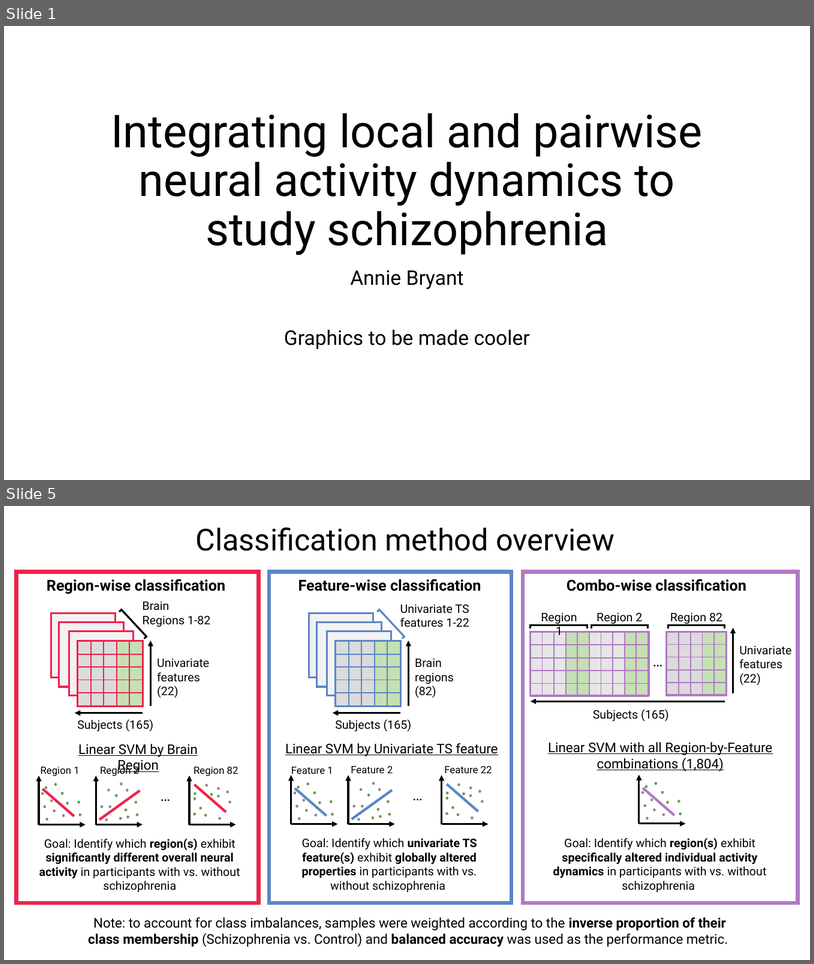
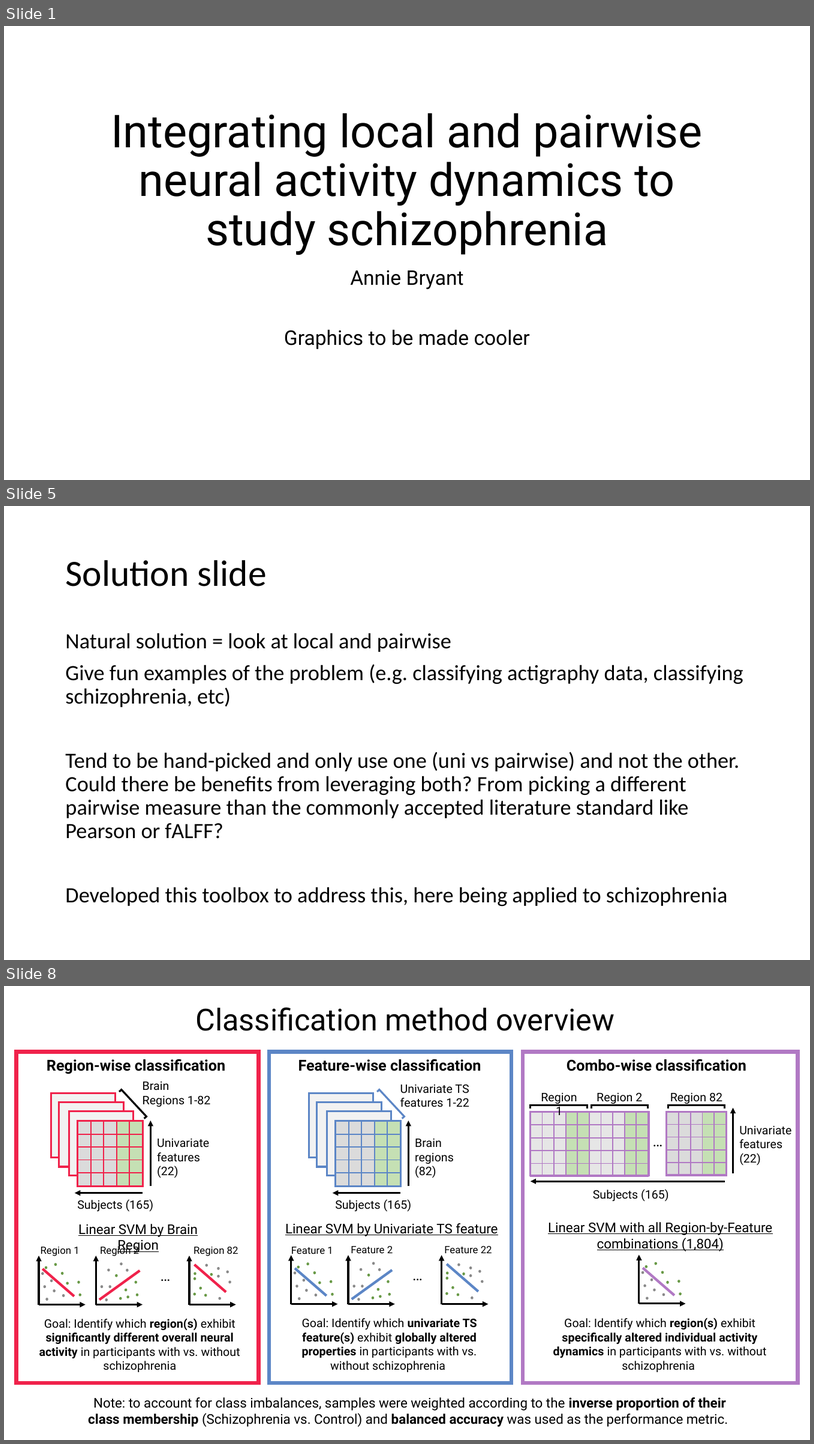
Before and after one commit to anniegbryant/CNS_2022, a slide deck: schizophrenia_classification_workshop/Workshop_Talk.pptx. Shown one above the other, each under a label of ours: slides 1 and 5 before the commit, slides 1, 5 and 8 after it; the slides between them are not shown. The pictures are 814x964 and 814x1444 pixels, drawn with LibreOffice and Linux fonts; fonts in the diff are those of the drawing. Boxes give left, top, right and bottom in pixels: in the first picture for what was removed or moved away, otherwise in the second. Text is boxed around its words. In the diff, an @@ line names an element or a change of style, - is before the commit and + after.

```diff
--- a/schizophrenia_classification_workshop/Workshop_Talk.pptx
+++ b/schizophrenia_classification_workshop/Workshop_Talk.pptx
@@ slide 5 added at (x1=4, y1=506, x2=810, y2=960), background #FFFFFF @@
@@ title added at (x1=65, y1=560, x2=267, y2=586), 44 pt, text #000000 @@
+Solution slide
@@ text added at (x1=65, y1=633, x2=744, y2=906), 25.9 pt, text #000000 @@
+Natural solution = look at local and pairwise
+Give fun examples of the problem (e.g. classifying actigraphy data, classifying schizophrenia, etc)
+Tend to be hand-picked and only use one (uni vs pairwise) and not the other. Could there be benefits from leveraging both? From picking a different pairwise measure than the commonly accepted literature standard like Pearson or fALFF?
+Developed this toolbox to address this, here being applied to schizophrenia
@@ what was slide 5 is now slide 8 @@
```
Also in this commit, not shown: 5 slides changed, 11 other slides added, 4 slides removed, 3 other files.
